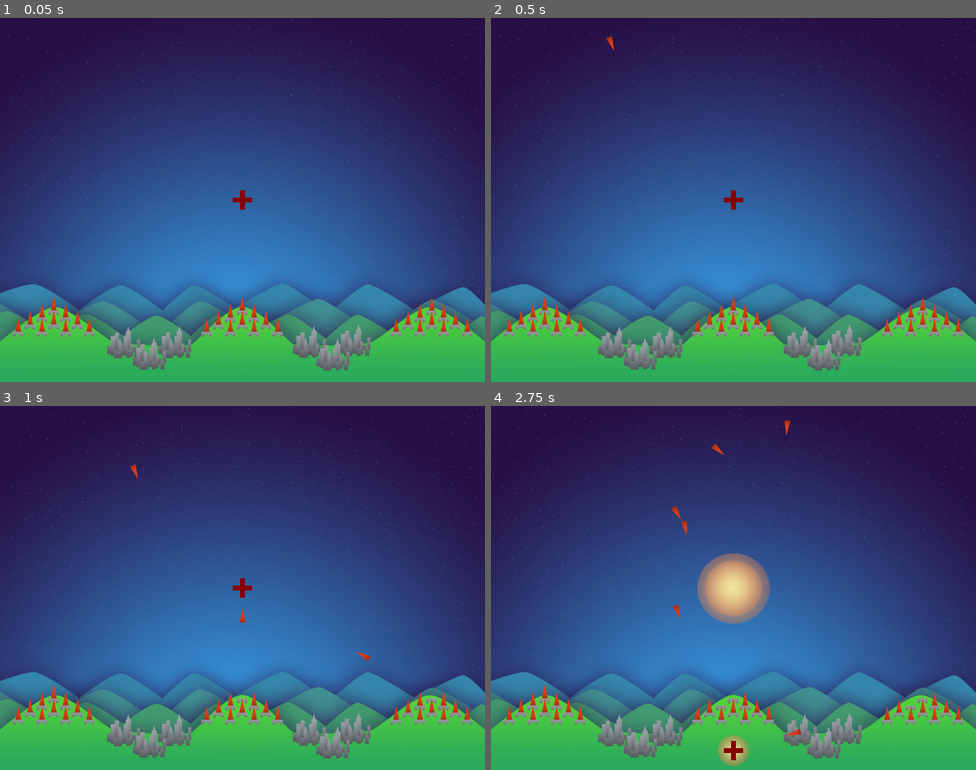
Above: before the commit, frames 1-4 (two rows, left to right).
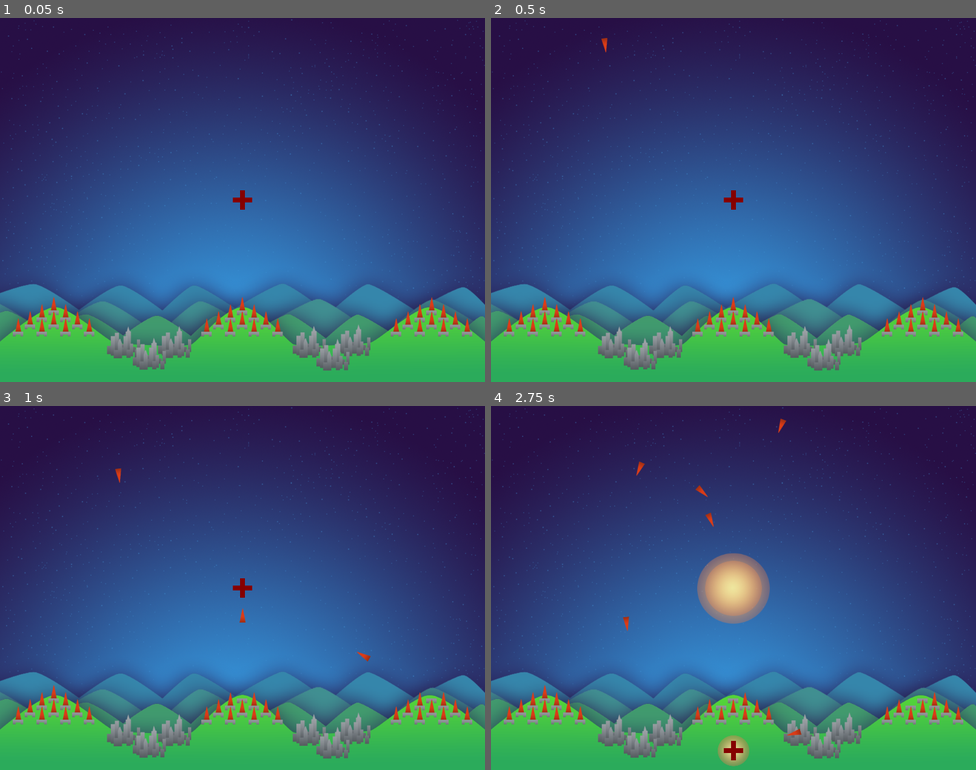
Above: after the commit, the same moments.

Repository: ghfox/MissileCommand
Game: Godot game, scene res://Scn/Main.tscn
Two runs of this game, one before a commit and one after it. Both use one fixed random seed, a clock stepped at 60 frames per second and the inputs below.
Inputs:
- Up to frame 1 (0.05 s): no input
- Up to frame 2 (0.5 s): no input
- Up to frame 3 (1 s): hold D (fire_right) from 0.53 s (still down); hold W (fire_center) from 0.53 s (still down)
- Up to frame 4 (2.75 s): release D (fire_right) at 1.28 s; release W (fire_center) at 1.28 s; hold Down (move_down) 1.28-2.03 s; tap Shift (move_faster) at 1.35 s; hold D (fire_right) from 2.03 s (still down); hold W (fire_center) from 2.03 s (still down)

Frame 1 is identical in both runs. In frame 2, less than 0.1% of the frame differs, in the area x 22-26%, y 5-10%; in frame 3, less than 0.1%; in frame 4, 0.3%, in the area x 27-62%, y 3-62%.

Commit message:
enemy missile fix

Diff:
--- a/Scn/Battery.tscn
+++ b/Scn/Battery.tscn
@@ -2,7 +2,6 @@
 
 [ext_resource path="res://Scr/Battery.gd" type="Script" id=1]
 [ext_resource path="res://Scn/Pad.tscn" type="PackedScene" id=2]
-
 
 [node name="Battery" type="Node2D"]
 script = ExtResource( 1 )
--- a/Scn/Pad.tscn
+++ b/Scn/Pad.tscn
@@ -3,7 +3,6 @@
 [ext_resource path="res://Scr/Pad.gd" type="Script" id=1]
 [ext_resource path="res://Scn/Missile.tscn" type="PackedScene" id=2]
 [ext_resource path="res://Art/launchPad.png" type="Texture" id=3]
-
 
 [node name="Pad" type="Node2D"]
 position = Vector2( -0.215424, 0.11792 )
--- a/Scr/EnemyMissile.gd
+++ b/Scr/EnemyMissile.gd
@@ -15,11 +15,11 @@
 	var numCities = get_tree().get_nodes_in_group("Cities").size()
 	var numBats = get_tree().get_nodes_in_group("Batteries").size()
 	if(rand_range(0,10) < 5 and numCities > 0):
-		targetNode = get_tree().get_nodes_in_group("Cities")[randi()%numCities-1]
+		targetNode = get_tree().get_nodes_in_group("Cities")[randi()%numCities]
 	elif (numBats > 0):
-		targetNode = get_tree().get_nodes_in_group("Batteries")[randi()%numBats-1]
+		targetNode = get_tree().get_nodes_in_group("Batteries")[randi()%numBats]
 	if(targetNode != self):
-		target = targetNode.to_global(targetNode.position)
+		target = (targetNode.position)
 	pass
 
 func _process(delta):
--- a/Scr/Explosion.gd
+++ b/Scr/Explosion.gd
@@ -25,4 +25,4 @@
 
 func _on_Area2D_area_entered(area):
 	area.owner.hitExplosion()
-	pass # Replace with function body.
+	pass
